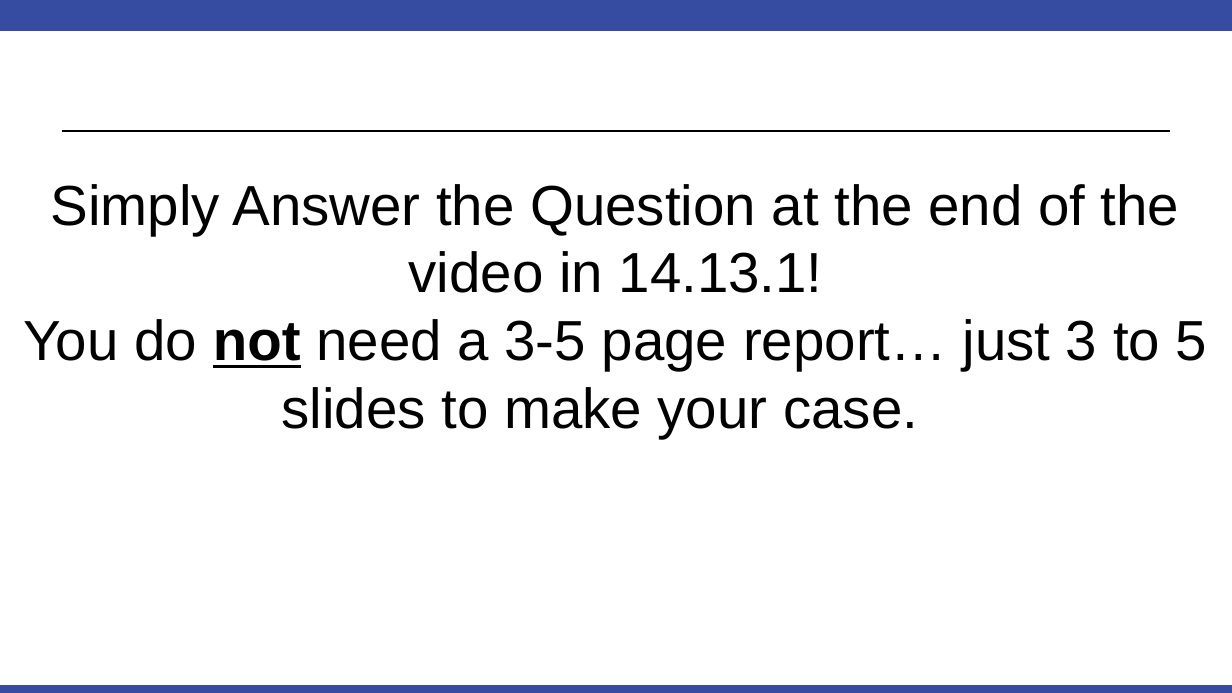
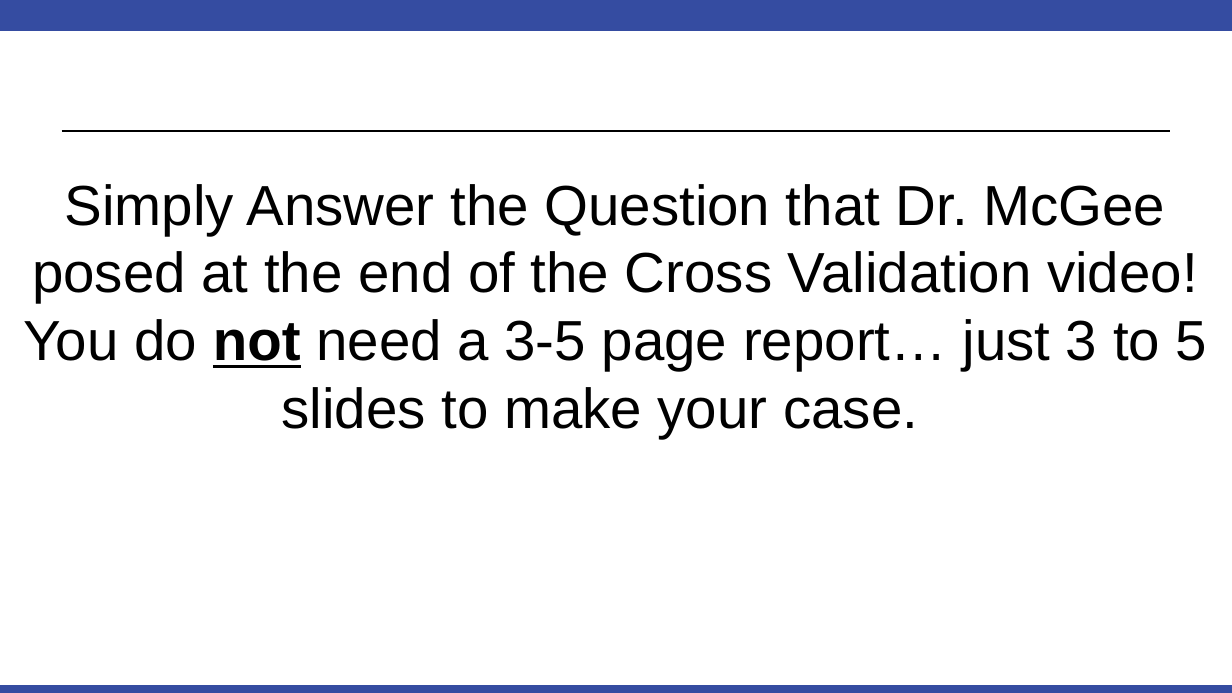
Before and after one commit to BivinSadler/MSDS_6371_Stat_Foundations, a slide deck: slide 9 of Unit 14/FLS/FLS ASSIGNMENT UNIT 14.pptx. Drawn at 1232x693 pixels with LibreOffice and Linux fonts; fonts in the diff are those of the drawing. Boxes give left, top, right and bottom in pixels: in the first picture for what was removed or moved away, otherwise in the second. Text is boxed around its words. In the diff, an @@ line names an element or a change of style, - is before the commit and + after.

```diff
--- a/Unit 14/FLS/FLS ASSIGNMENT UNIT 14.pptx
+++ b/Unit 14/FLS/FLS ASSIGNMENT UNIT 14.pptx
@@ title at bbox=[23, 184, 1207, 438]: text changed @@
-Simply Answer the Question at the end of the video in 14.13.1!
-You do not need a 3-5 page report… just 3 to 5 slides to make your case.
+Simply Answer the Question that Dr. McGee posed at the end of the Cross Validation video!
+You do not need a 3-5 page report… just 3 to 5 slides to make your case.
```
